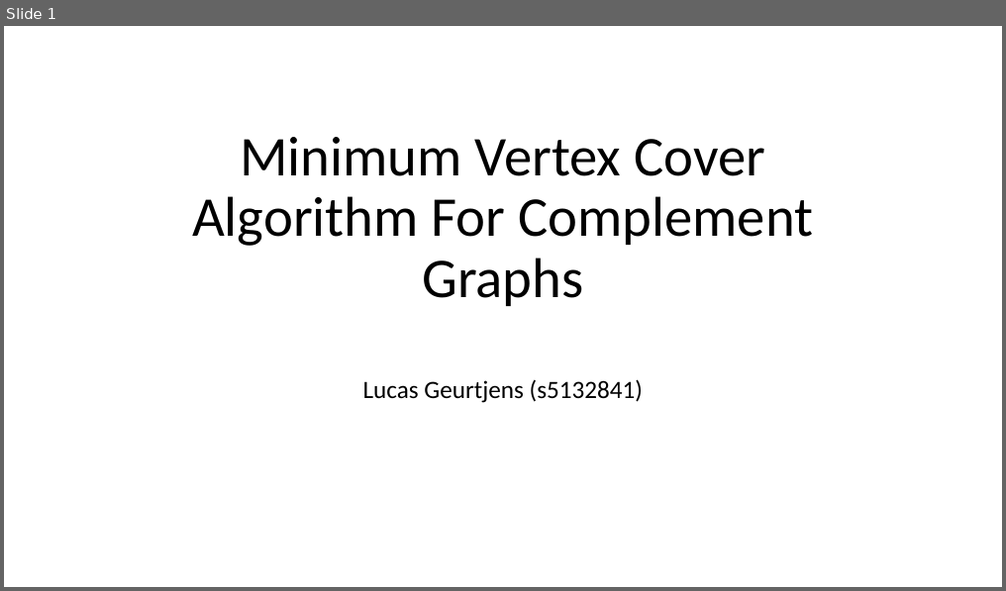
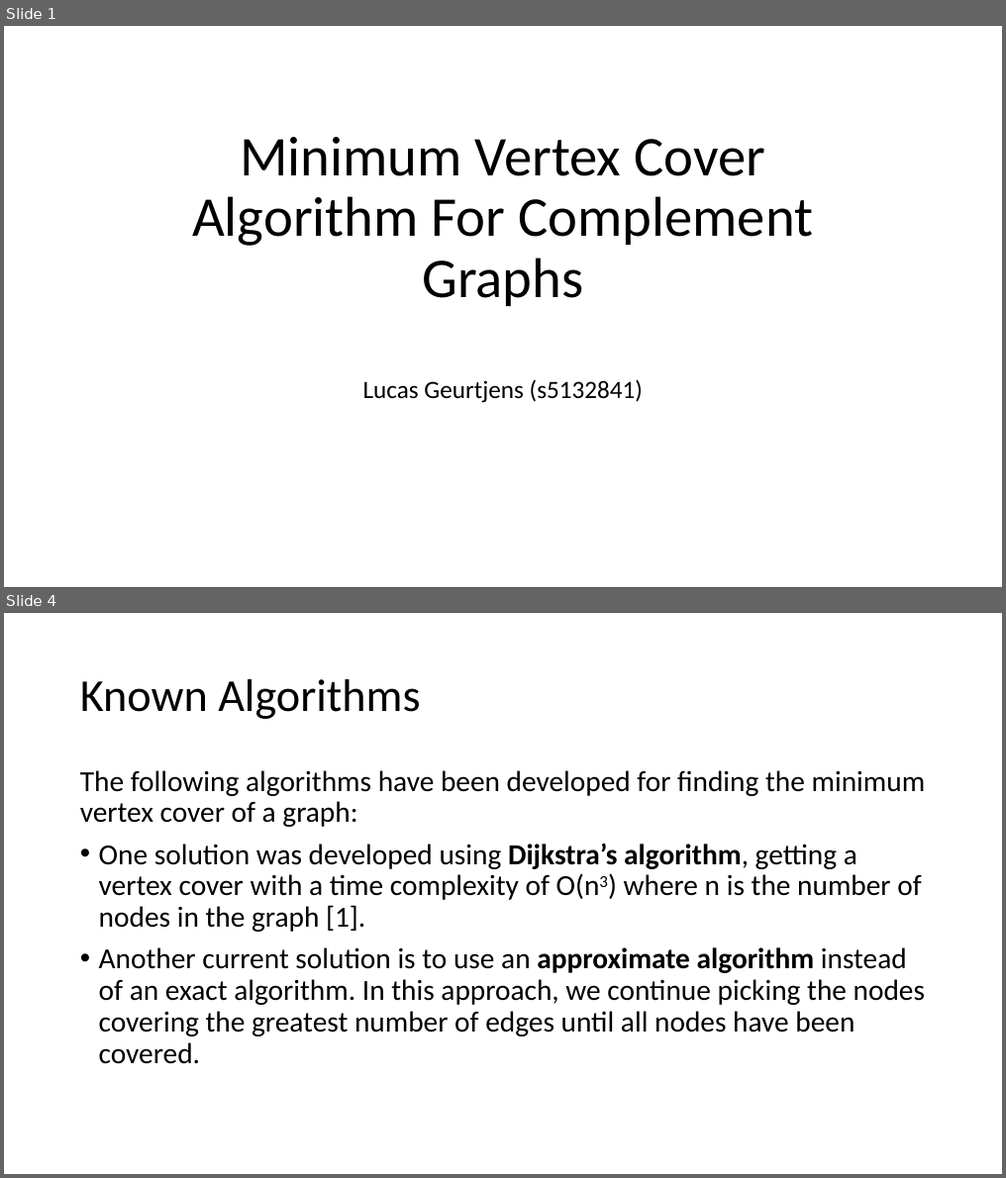
Before and after one commit to lucas-two/Advanced-Algorithms-Assignment-2, a slide deck: doc/Q5_PowerPoint.pptx. Shown one above the other, each under a label of ours: slide 1 before the commit, slides 1 and 4 after it; the slides between them are not shown. The pictures are 1006x591 and 1006x1178 pixels, drawn with LibreOffice and Linux fonts; fonts in the diff are those of the drawing. Boxes give left, top, right and bottom in pixels: in the first picture for what was removed or moved away, otherwise in the second. Text is boxed around its words. In the diff, an @@ line names an element or a change of style, - is before the commit and + after.

```diff
--- a/doc/Q5_PowerPoint.pptx
+++ b/doc/Q5_PowerPoint.pptx
@@ slide 4 added at bbox=[4, 613, 1002, 1174], background #FFFFFF @@
@@ title added at bbox=[80, 679, 420, 719], 44 pt, text #000000 @@
+Known Algorithms
@@ text added at bbox=[80, 770, 926, 1064], 28 pt, text #000000 @@
+The following algorithms have been developed for finding the minimum vertex cover of a graph:
+• One solution was developed using Dijkstra’s algorithm, getting a vertex cover with a time complexity of O(n3) where n is the number of nodes in the graph [1].
+• Another current solution is to use an approximate algorithm instead of an exact algorithm. In this approach, we continue picking the nodes covering the greatest number of edges until all nodes have been covered.
```
Also in this commit, not shown: 2 slides changed, 4 other slides added, 3 slides removed, 1 other file.
